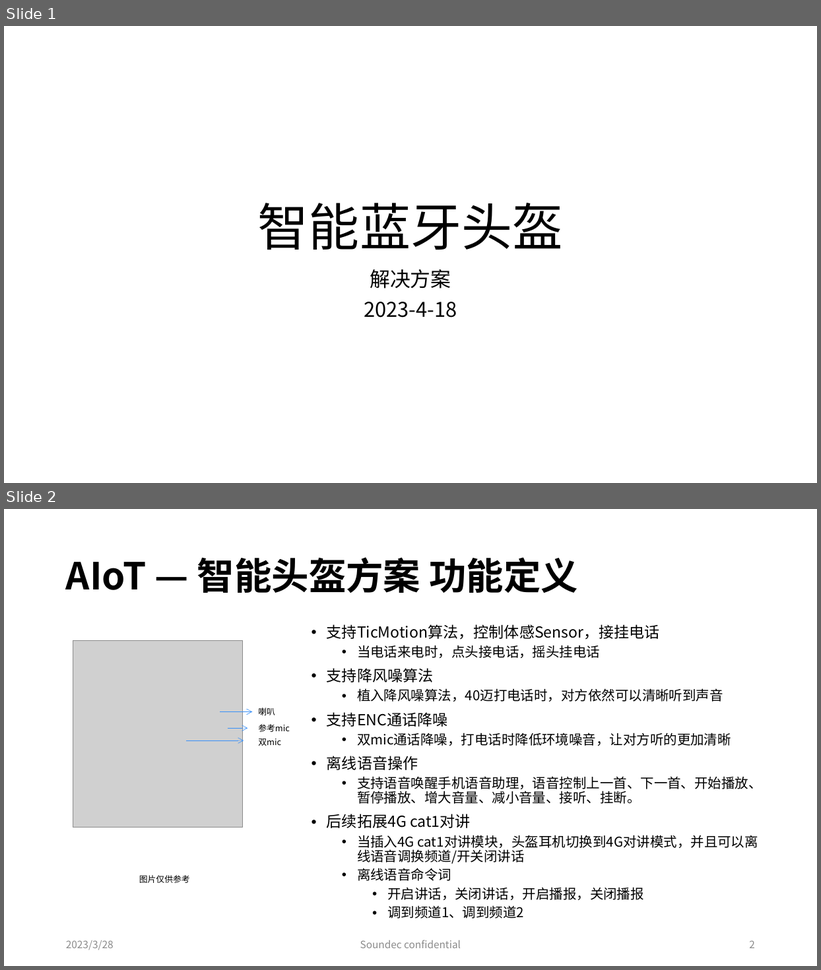
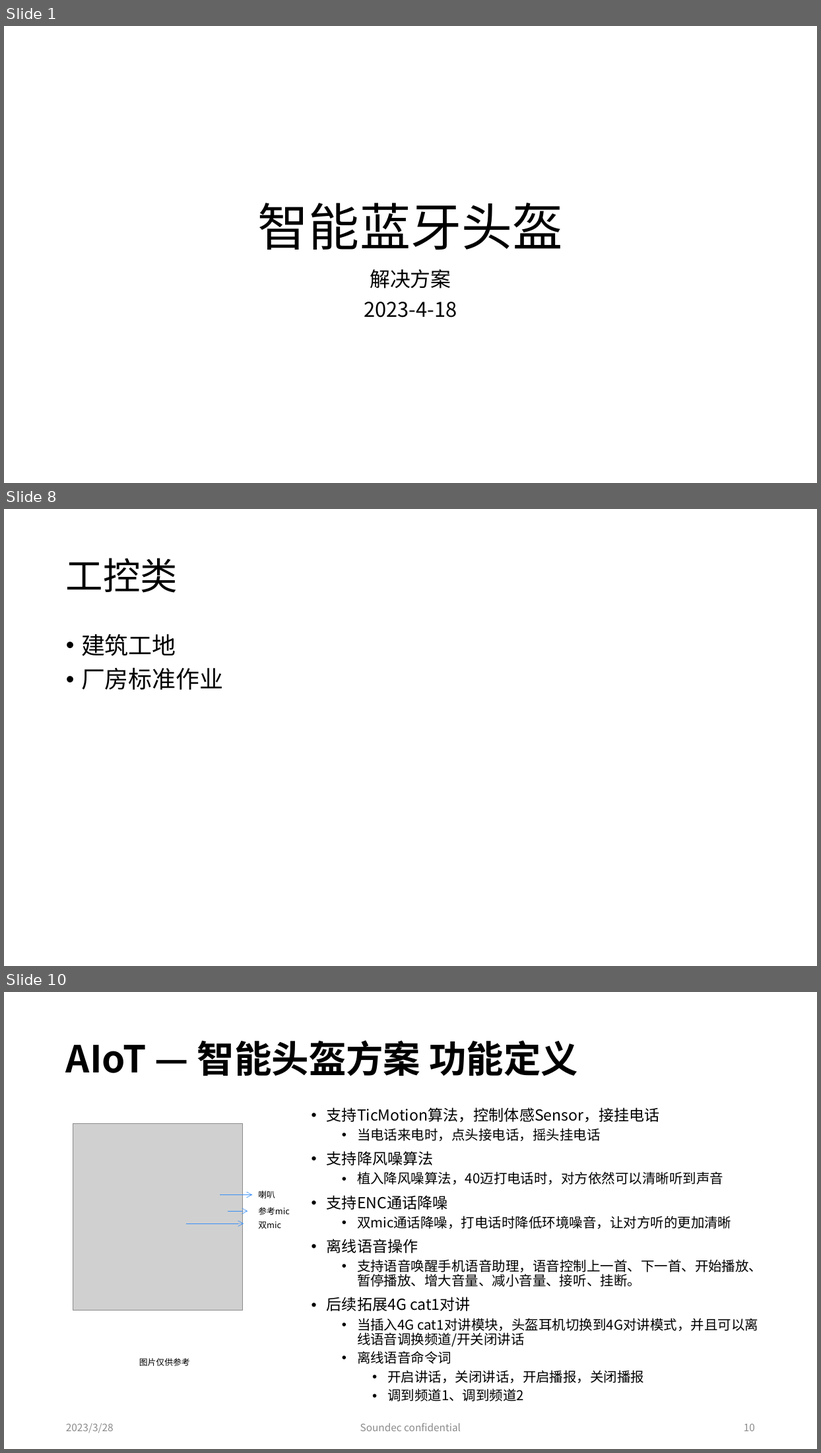
Before and after one commit to rosabai666/soundec, a slide deck: 2023/02产品/SNC8x/02)Soundec产品线/00)AIoT/04)落地方案/02)骑行头盔/智能头盔解决方案.pptx. Shown one above the other, each under a label of ours: slides 1 and 2 before the commit, slides 1, 8 and 10 after it; the slides between them are not shown. The pictures are 821x970 and 821x1453 pixels, drawn with LibreOffice and Linux fonts; fonts in the diff are those of the drawing; grey boxes stand for pictures. Boxes give left, top, right and bottom in pixels: in the first picture for what was removed or moved away, otherwise in the second. Text is boxed around its words. In the diff, an @@ line names an element or a change of style, - is before the commit and + after.

```diff
--- a/2023/02产品/SNC8x/02)Soundec产品线/00)AIoT/04)落地方案/02)骑行头盔/智能头盔解决方案.pptx
+++ b/2023/02产品/SNC8x/02)Soundec产品线/00)AIoT/04)落地方案/02)骑行头盔/智能头盔解决方案.pptx
@@ slide 8 added at [4, 509, 817, 966], background #FFFFFF @@
@@ title added at [66, 558, 178, 593], 44 pt, text #000000 @@
+工控类
@@ text added at [81, 634, 223, 690], 28 pt, text #000000 @@
+• 建筑工地
+• 厂房标准作业
@@ what was slide 2 is now slide 10 @@
@@ page number at [744, 1424, 755, 1432]: text changed @@
-2
+10
```
Also in this commit, not shown: 8 other slides added, 4 other files.
